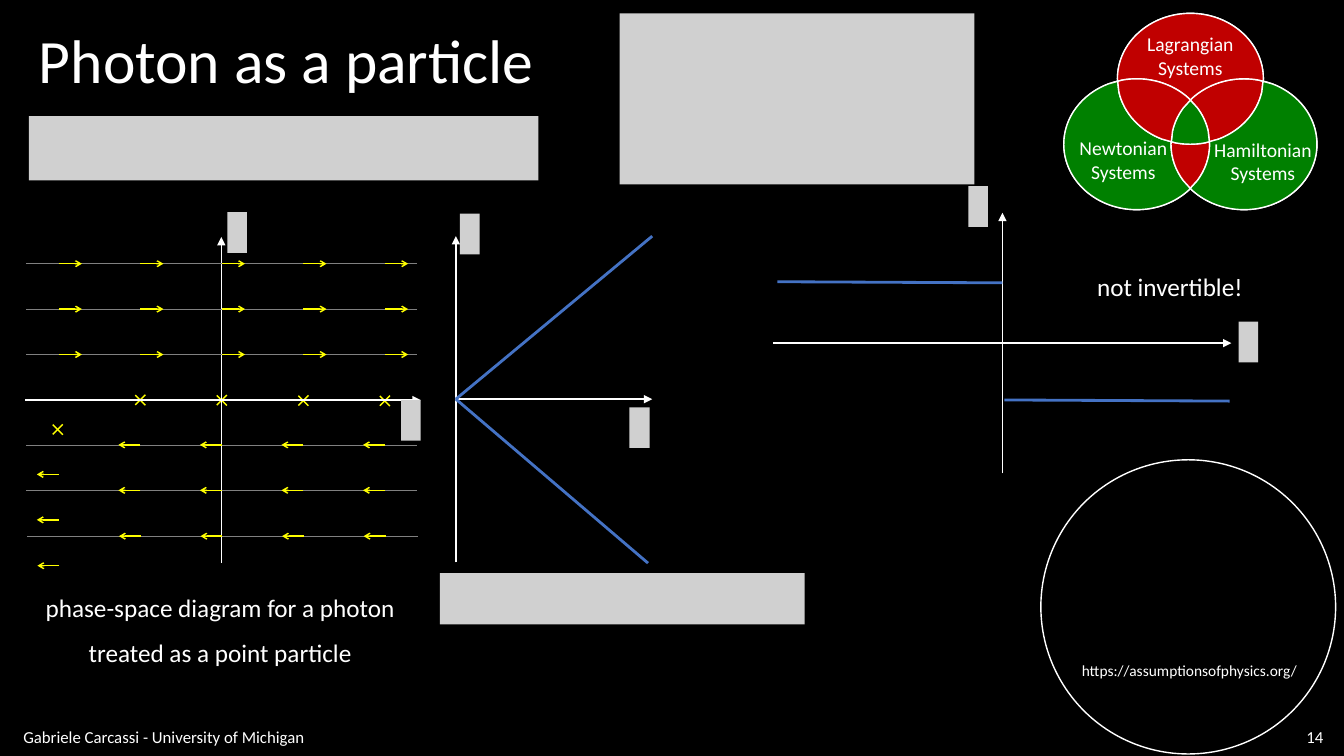
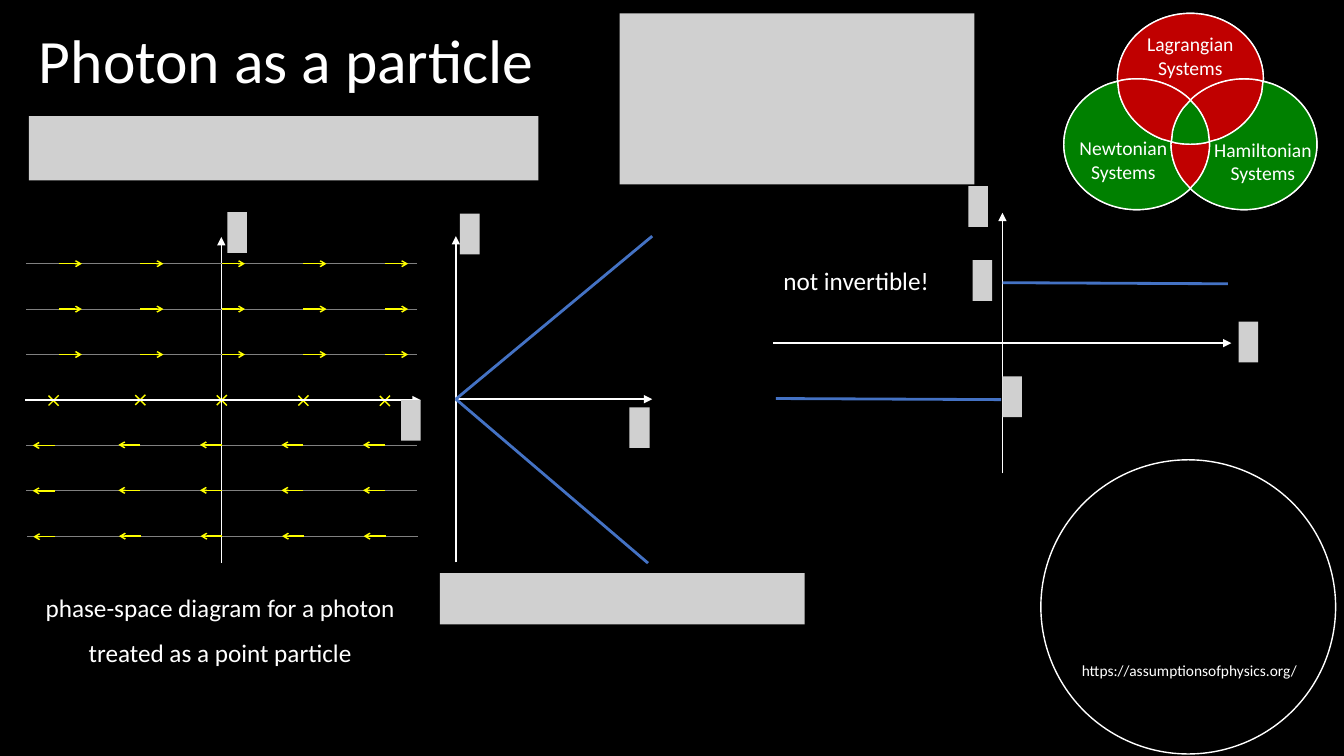
Before and after one commit to assumptionsofphysics/slides, a slide deck: slide 14 of BookCompanions-v2/RP-Class-1.pptx. Drawn at 1344x756 pixels with LibreOffice and Linux fonts; fonts in the diff are those of the drawing; grey boxes stand for pictures; background and template pictures are left out. Boxes give left, top, right and bottom in pixels: in the first picture for what was removed or moved away, otherwise in the second. Text is boxed around its words. In the diff, an @@ line names an element or a change of style, - is before the commit and + after.

```diff
--- a/BookCompanions-v2/RP-Class-1.pptx
+++ b/BookCompanions-v2/RP-Class-1.pptx
@@ text "not invertible!": place and size @@
-text "not invertible!" at bbox=[1097, 278, 1243, 296]
+text "not invertible!" at bbox=[783, 272, 929, 290]
@@ picture added at bbox=[973, 260, 992, 300] @@
@@ line moved from (1230, 401) - (1004, 400) to (1228, 284) - (1003, 282) @@
@@ picture added at bbox=[1002, 377, 1021, 417] @@
@@ line moved from (1003, 283) - (777, 281) to (1001, 399) - (776, 398) @@
@@ 3 arrows, 2 lines: place and size @@
-3 arrows, 2 lines at bbox=[37, 424, 63, 566]
+3 arrows, 2 lines at bbox=[32, 395, 58, 536]
@@ text removed at bbox=[23, 731, 304, 746] @@
-Gabriele Carcassi - University of Michigan
@@ page number removed at bbox=[1306, 732, 1323, 743] @@
-14
```
Also in this commit, not shown: 14 other slides changed, 1 slide added, 1 other file.
